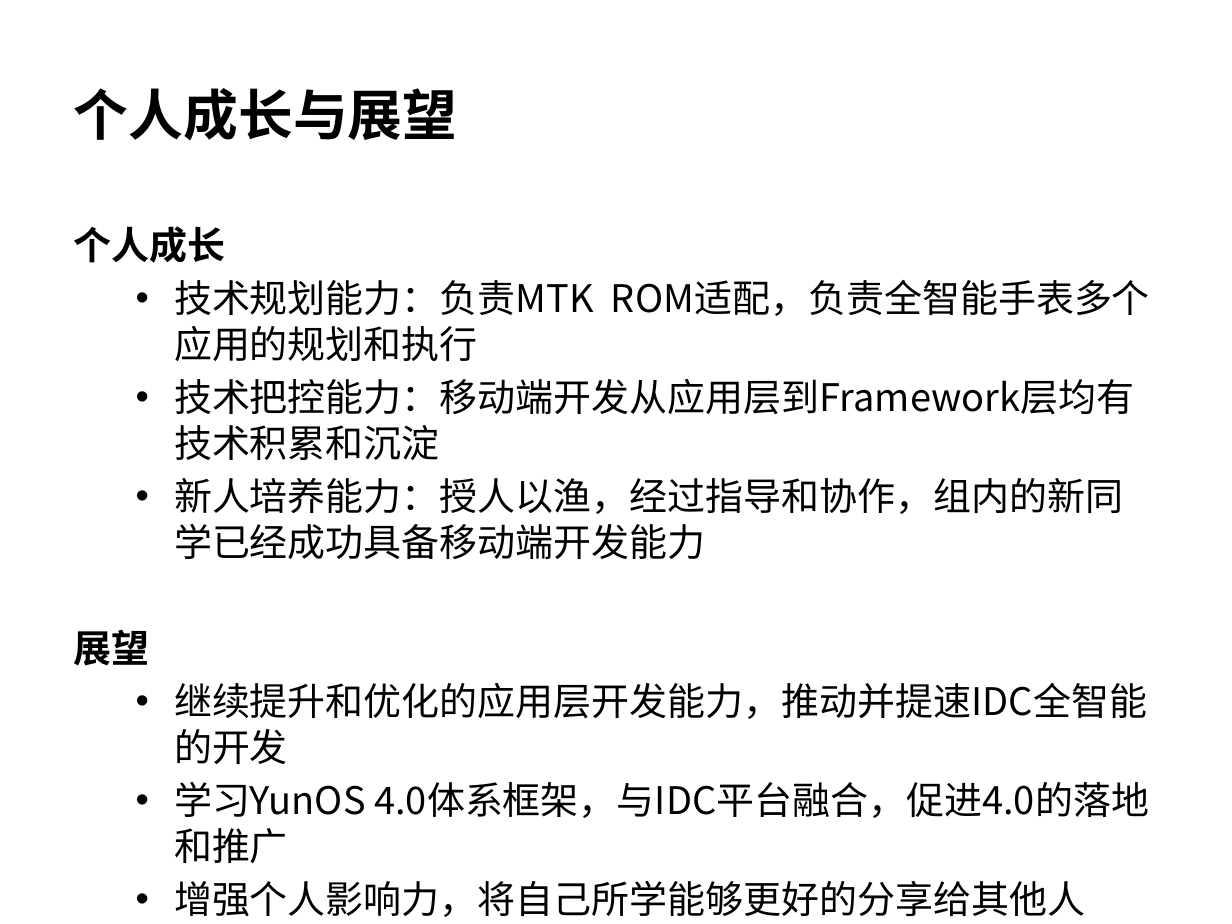
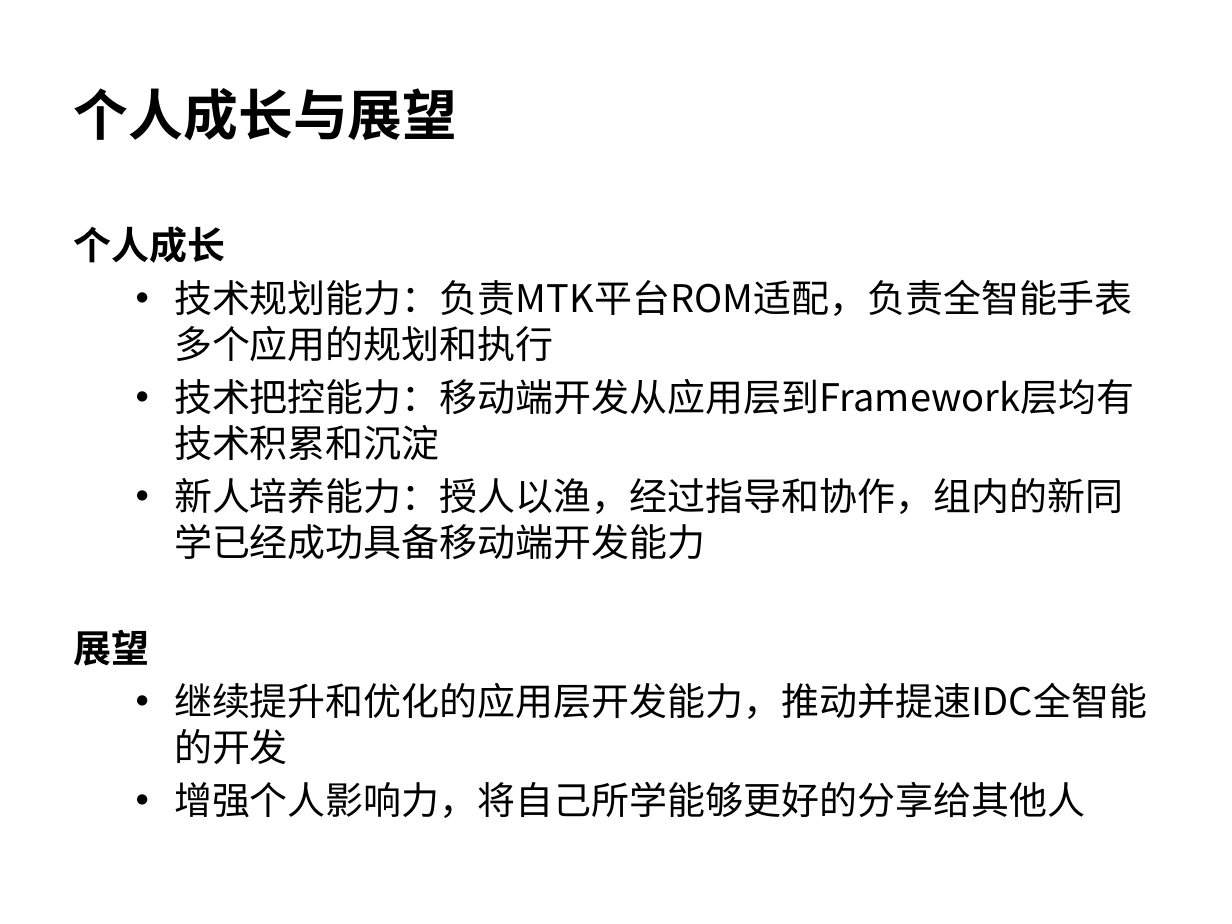
Before and after one commit to wangzhengyi/WangZhengyi, a slide deck: slide 14 of promote/2016-promote-p6.pptx. Drawn at 1232x924 pixels with LibreOffice and Linux fonts; fonts in the diff are those of the drawing. Boxes give left, top, right and bottom in pixels: in the first picture for what was removed or moved away, otherwise in the second. Text is boxed around its words. In the diff, an @@ line names an element or a change of style, - is before the commit and + after.

```diff
--- a/promote/2016-promote-p6.pptx
+++ b/promote/2016-promote-p6.pptx
@@ text at (174, 280, 1133, 361): text changed @@
-  • 技术规划能力：负责MTK ROM适配，负责全智能手表多个应用的规划和执行
+  • 技术规划能力：负责MTK平台ROM适配，负责全智能手表多个应用的规划和执行
@@ text at (174, 782, 1149, 818): paragraph removed @@
-  • 学习YunOS 4.0体系框架，与IDC平台融合，促进4.0的落地和推广
```
Also in this commit, not shown: 2 other slides changed.
